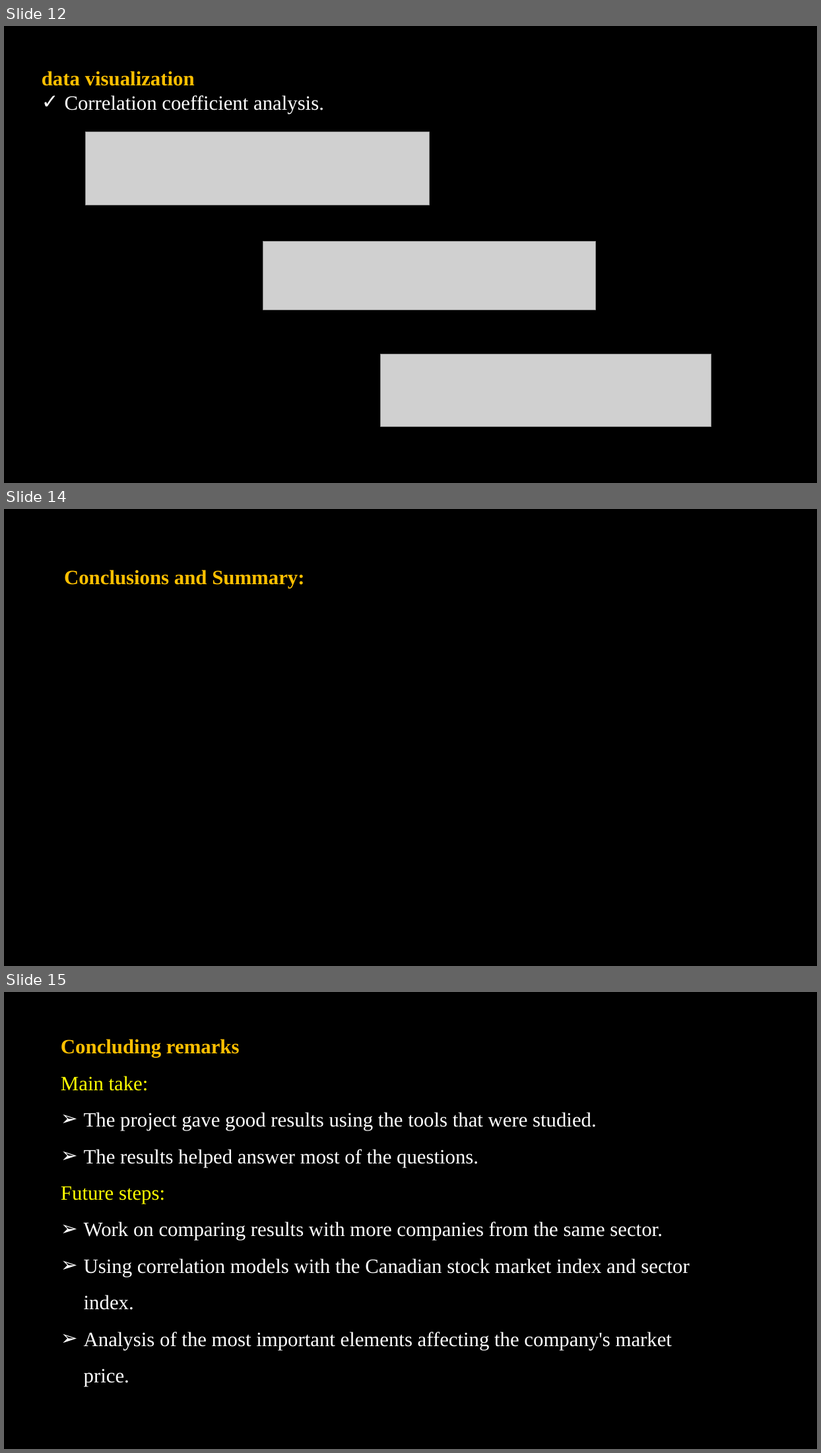
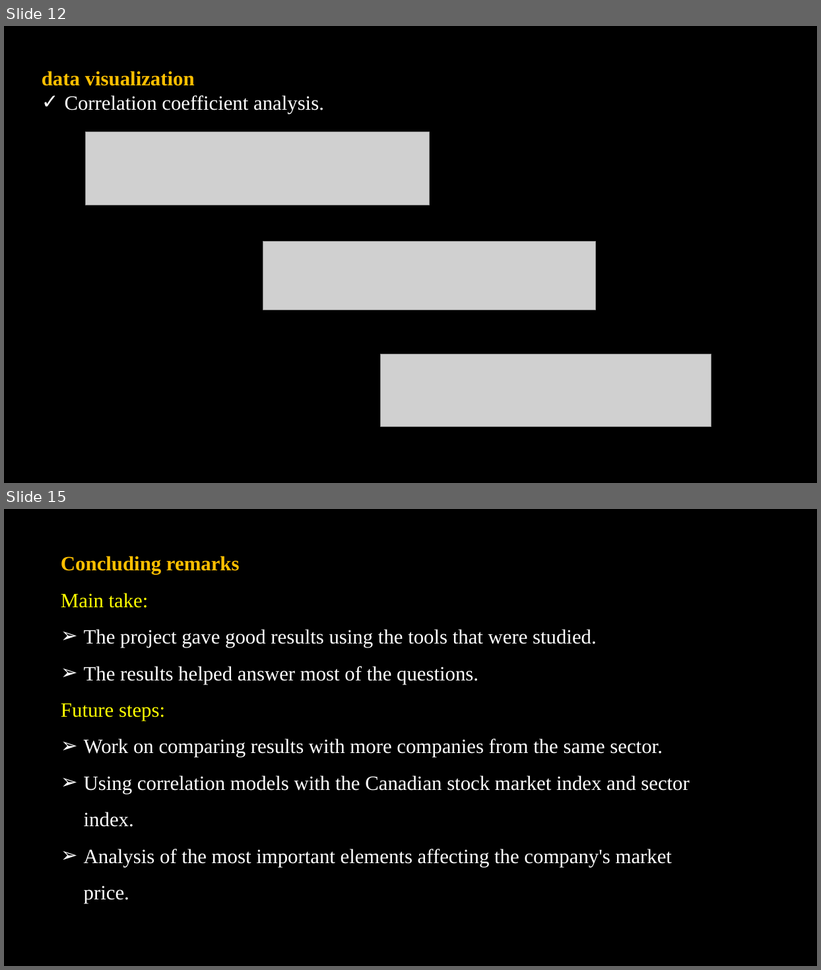
Before and after one commit to jash1112/project-financial_analysis, a slide deck: The project.pptx. Shown one above the other, each under a label of ours: slides 12, 14 and 15 before the commit, slides 12 and 15 after it; the slides between them are not shown. The pictures are 821x1453 and 821x970 pixels, drawn with LibreOffice and Linux fonts; fonts in the diff are those of the drawing; grey boxes stand for pictures; background and template pictures are left out. Boxes give left, top, right and bottom in pixels: in the first picture for what was removed or moved away, otherwise in the second. Text is boxed around its words. In the diff, an @@ line names an element or a change of style, - is before the commit and + after.

```diff
--- a/The project.pptx
+++ b/The project.pptx
@@ slide 14 removed at (4,509,817,966), background picture (left out) @@
@@ text removed at (64,570,304,588) @@
-Conclusions and Summary:
```
Also in this commit, not shown: 1 slide changed, 1 slide added, 1 other file.
